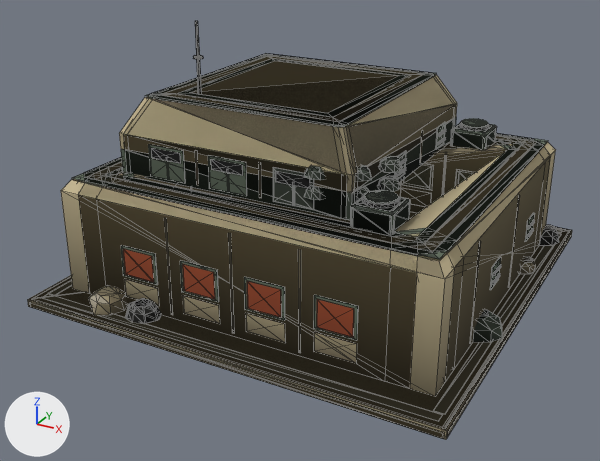
One commit to the glTF model assets/set_v5/neutral_archive_building_damaged.glb: the scene before it, then after it.
Camera for both pictures: a camera (50 mm lens) standing at (9.52, -18.68, 10.34) and looking at (-0.17, -1.06, 1.53). Arrows for +X, +Y and +Z are at lower left; the lights stay in place. The first picture is the older version. Mesh edges are drawn as thin lines. Vertices at exactly the same position are counted once.

Names of what the first picture shows: 'body', 'body.001', 'body.002'.
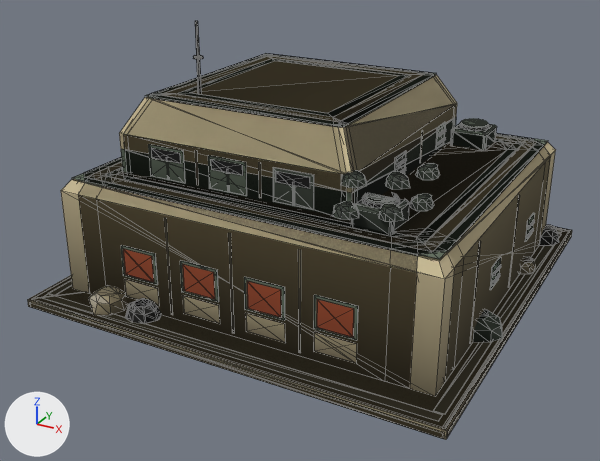
Where the change shows, as pixel boxes (x1, y1, x2, y2) in the pictures (600 x 461 px; the box of a moved part takes in the faces that stretch with it):
'body', reshaped
    before: (33, 21, 568, 435)
    after: (33, 21, 571, 437)
part 1 of me_mesh_0, moved or reshaped
    before: (378, 156, 402, 173)
    after: (416, 163, 440, 180)
part 2 of me_mesh_0, moved or reshaped
    before: (356, 165, 372, 182)
    after: (385, 172, 410, 190)
part 3 of me_mesh_0, moved or reshaped
    before: (304, 165, 325, 180)
    after: (341, 170, 367, 188)
part 4 of me_mesh_0, deleted
    before: (367, 190, 403, 201)
part 5 of me_mesh_0, recoloured
    both: (130, 75, 512, 248)
part 6 of me_mesh_1, moved or reshaped
    before: (377, 176, 400, 192)
    after: (410, 194, 434, 211)
part 7 of me_mesh_1, moved or reshaped
    before: (357, 186, 369, 201)
    after: (379, 203, 404, 222)
part 8 of me_mesh_1, moved or reshaped
    before: (304, 187, 323, 200)
    after: (333, 202, 359, 220)
part 9 of me_mesh_1, built on
    before: (107, 142, 509, 241)
    after: (107, 142, 513, 241)
part 10 of me_mesh_1, edited (looks the same)
    both: (49, 54, 542, 310)
part 11 of me_mesh_2, deleted
    before: (352, 144, 446, 205)
part 12 of me_mesh_2, recoloured
    both: (81, 75, 444, 279)

What changed in the scene script:
```text
Change me_mesh_0:
    used by ob_body; parent = ob_neutral_archive_building_damaged_lod0; location = (0.0, 0.0, 0.0)
    remove me_mesh_0.from_pydata(...)  # 1540 vertices, 2372 faces; spans x -5.6..5.6, y -5.6..5.6, z 0.0..6.9
    add me_mesh_0.from_pydata(...)  # 1499 vertices, 2295 faces; spans x -5.6..5.6, y -5.6..5.6, z 0.0..6.9
    me_mesh_0 part 1: the loose piece of 24 vertices spanning x 2.42..2.96, y -2.36..-1.77, z 4.05..4.3 is moved by (0.92, -0.06, 0.0)
    me_mesh_0 part 2: the loose piece of 24 vertices spanning x 2.07..2.66, y -3.21..-2.68, z 4.05..4.3 is moved by (0.92, -0.06, 0.0)
    me_mesh_0 part 3: the loose piece of 24 vertices spanning x 1.19..1.8, y -3.55..-3.0, z 4.05..4.3 is moved by (0.92, -0.05, 0.0)
    me_mesh_0 part 4: 37 vertices removed from x 2.58..3.15, y -3.2..-2.7, z 3.62..3.84
    me_mesh_0 part 5: 817 kept faces spanning x -5.58..5.56, y -5.42..5.4, z 0.2..6.9 get new vertex colours
    other edits to the shape of me_mesh_0 do not show in these pictures
Change me_mesh_1:
    used by ob_body_001; parent = ob_neutral_archive_building_damaged_lod1; location = (0.0, 0.0, 0.0)
    remove me_mesh_1.from_pydata(...)  # 440 vertices, 719 faces; spans x -5.6..5.6, y -5.6..5.6, z 0.0..6.9
    add me_mesh_1.from_pydata(...)  # 422 vertices, 681 faces; spans x -5.6..5.6, y -5.6..5.6, z 0.0..6.9
    me_mesh_1 part 6: the loose piece of 24 vertices spanning x 2.4..2.94, y -2.33..-1.75, z 3.57..3.83 is moved by (1.07, -0.7, 0.0)
    me_mesh_1 part 7: the loose piece of 24 vertices spanning x 2.05..2.64, y -3.19..-2.66, z 3.57..3.83 is moved by (1.07, -0.7, 0.0)
    me_mesh_1 part 8: the loose piece of 24 vertices spanning x 1.17..1.78, y -3.53..-2.97, z 3.57..3.83 is moved by (1.07, -0.7, 0.0)
    me_mesh_1 part 9
    18 vertices are removed from x 2.5..3.5, y -3.7..-2.7, z 3.2..3.7
    46 faces are deleted
    3 new faces join them, mat_paint
    5 new faces join them, mat_paint2
    me_mesh_1 part 10: 223 kept faces spanning x -5.58..5.56, y -5.38..5.38, z 0.2..6.9 get new vertex colours
Change me_mesh_2:
    used by ob_body_002; parent = ob_neutral_archive_building_damaged_lod2; location = (0.0, 0.0, 0.0)
    verts and faces of me_mesh_2; kept vertices keep their numbers, new ones are numbered from 92
    before: 33 (2.4, -3.4, 3.85) at pixel (351, 193), 60 (2.4, 3.4, 3.2), 61 (2.4, -3.4, 3.2)
    remove me_mesh_2.from_pydata(...)  # 92 vertices, 119 faces; spans x -5.6..5.6, y -5.6..5.6, z 0.0..6.9
    add me_mesh_2.from_pydata(...)  # 92 vertices, 118 faces; spans x -5.6..5.6, y -5.6..5.6, z 0.0..6.9
    me_mesh_2 part 11
    add delete_faces([(33, 61, 60)])
    me_mesh_2 part 12: 50 kept faces spanning x -5.38..5.35, y -5.38..5.38, z 0.22..6.9 get new vertex colours
```
